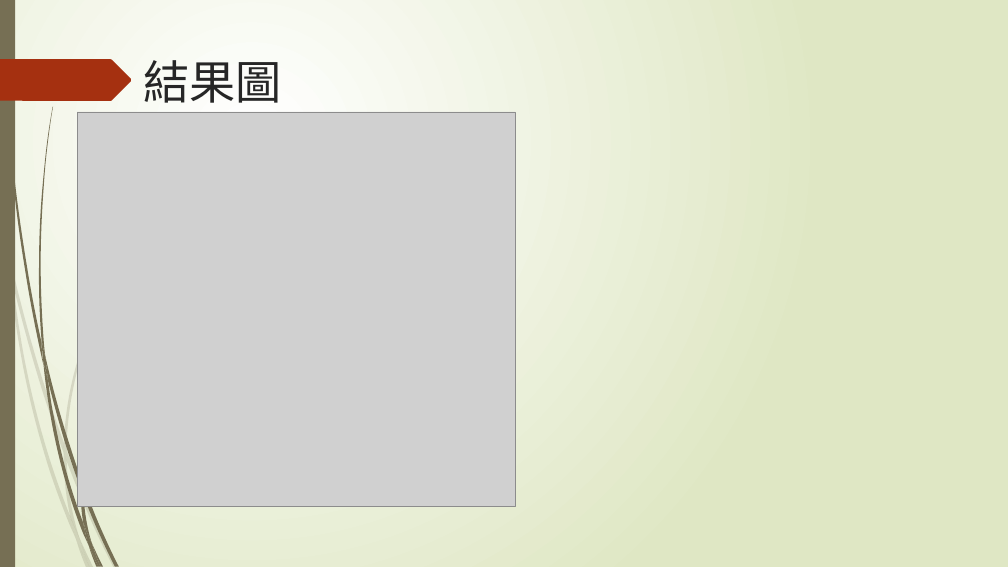
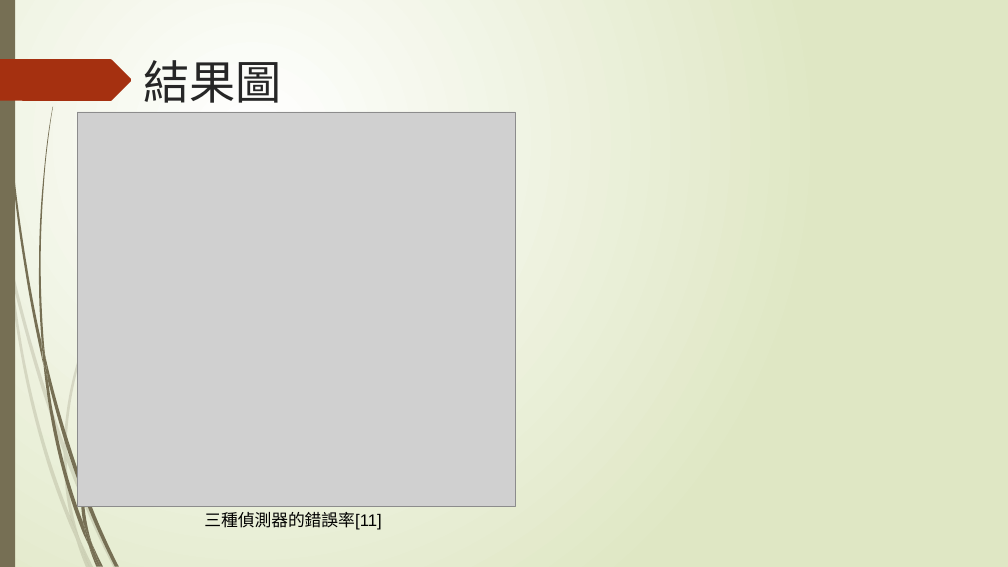
Before and after one commit to NIUWCSP/OTSM, a slide deck: slide 12 of report/以SDR實現OTSM通訊技術.pptx. Drawn at 1008x567 pixels with LibreOffice and Linux fonts; fonts in the diff are those of the drawing; grey boxes stand for pictures. Boxes give left, top, right and bottom in pixels: in the first picture for what was removed or moved away, otherwise in the second. Text is boxed around its words. In the diff, an @@ line names an element or a change of style, - is before the commit and + after.

```diff
--- a/report/以SDR實現OTSM通訊技術.pptx
+++ b/report/以SDR實現OTSM通訊技術.pptx
@@ text added at bbox=[204, 512, 381, 530], 16 pt, text #000000 @@
+三種偵測器的錯誤率[11]
```
Also in this commit, not shown: 8 other slides changed, 1 slide added.
